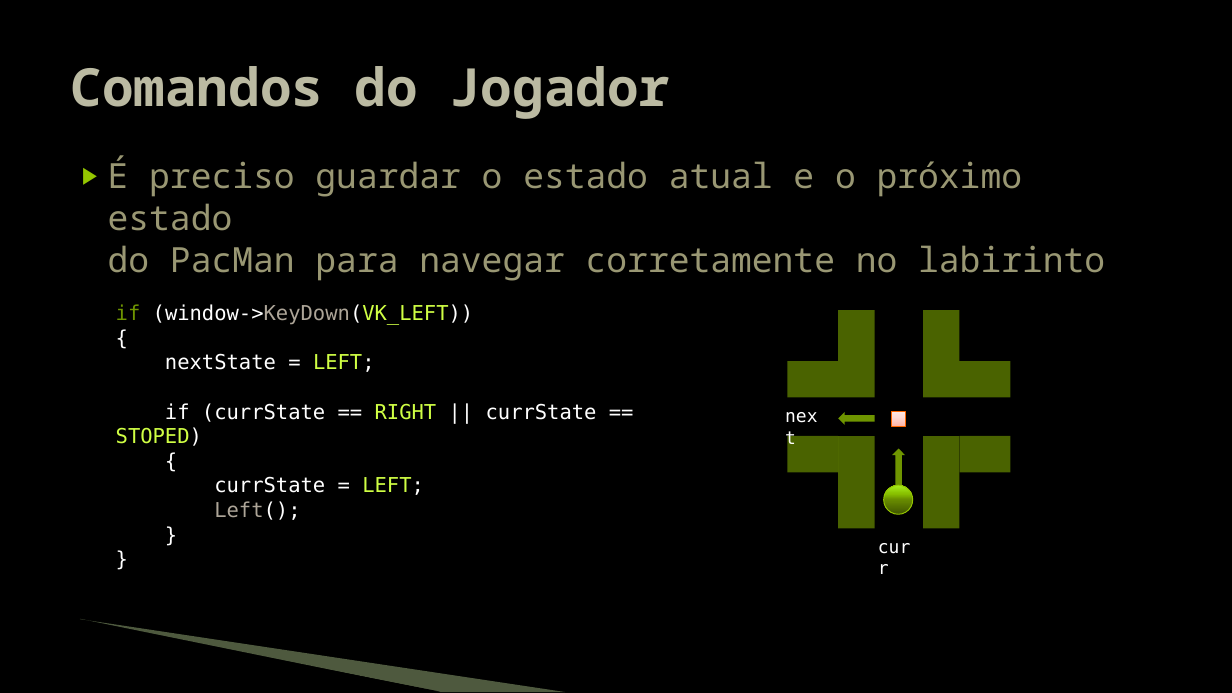
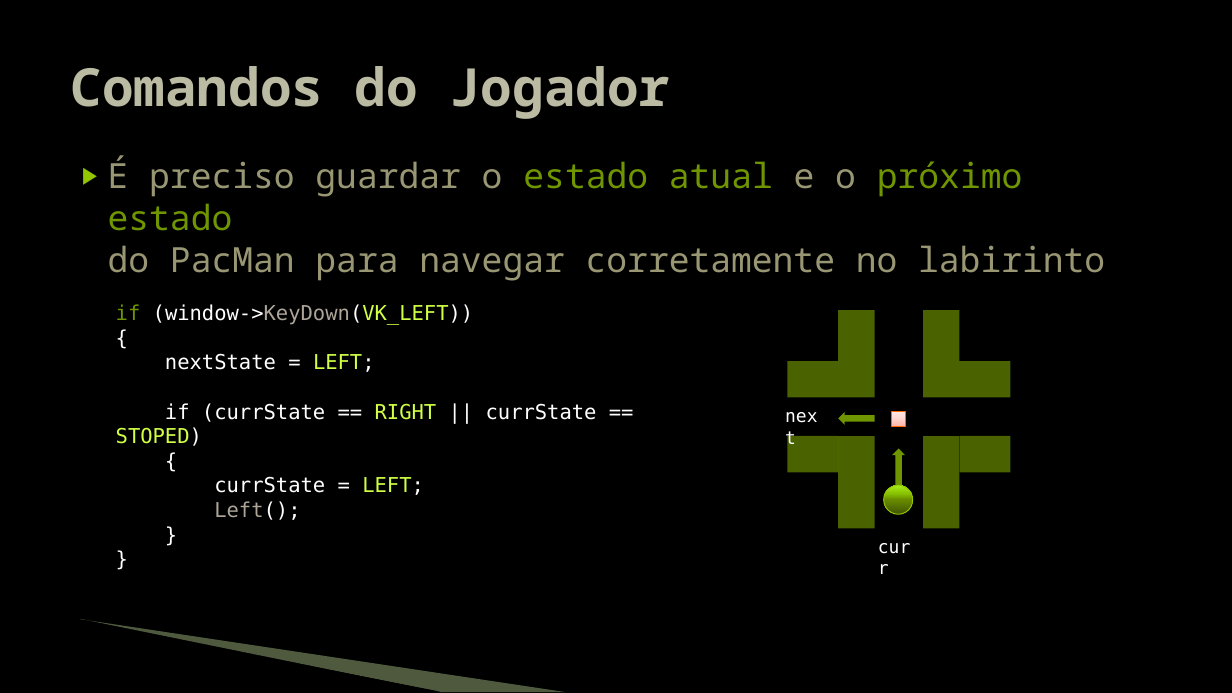
Before and after one commit to JudsonSS/Jogos, a slide deck: slide 7 of Slides/11. Construção do Jogo PacMan.pptx. Drawn at 1232x693 pixels with LibreOffice and Linux fonts; fonts in the diff are those of the drawing; background and template pictures are left out. Boxes give left, top, right and bottom in pixels: in the first picture for what was removed or moved away, otherwise in the second. Text is boxed around its words. In the diff, an @@ line names an element or a change of style, - is before the commit and + after.

Commit message:
Atualização nos desenhos

```diff
--- a/Slides/11. Construção do Jogo PacMan.pptx
+++ b/Slides/11. Construção do Jogo PacMan.pptx
@@ text "É preciso guardar o estado ..." at (x1=108, y1=156, x2=1105, y2=281): text colour #999773 to #6F9400 in "estado atual próximo estado" @@
```
Also in this commit, not shown: 5 other slides changed.
